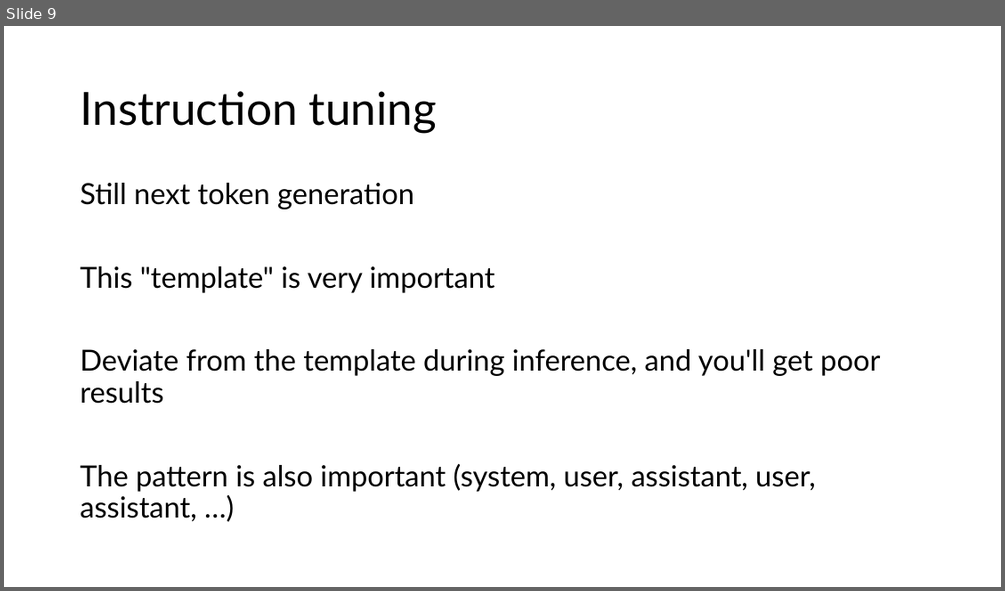
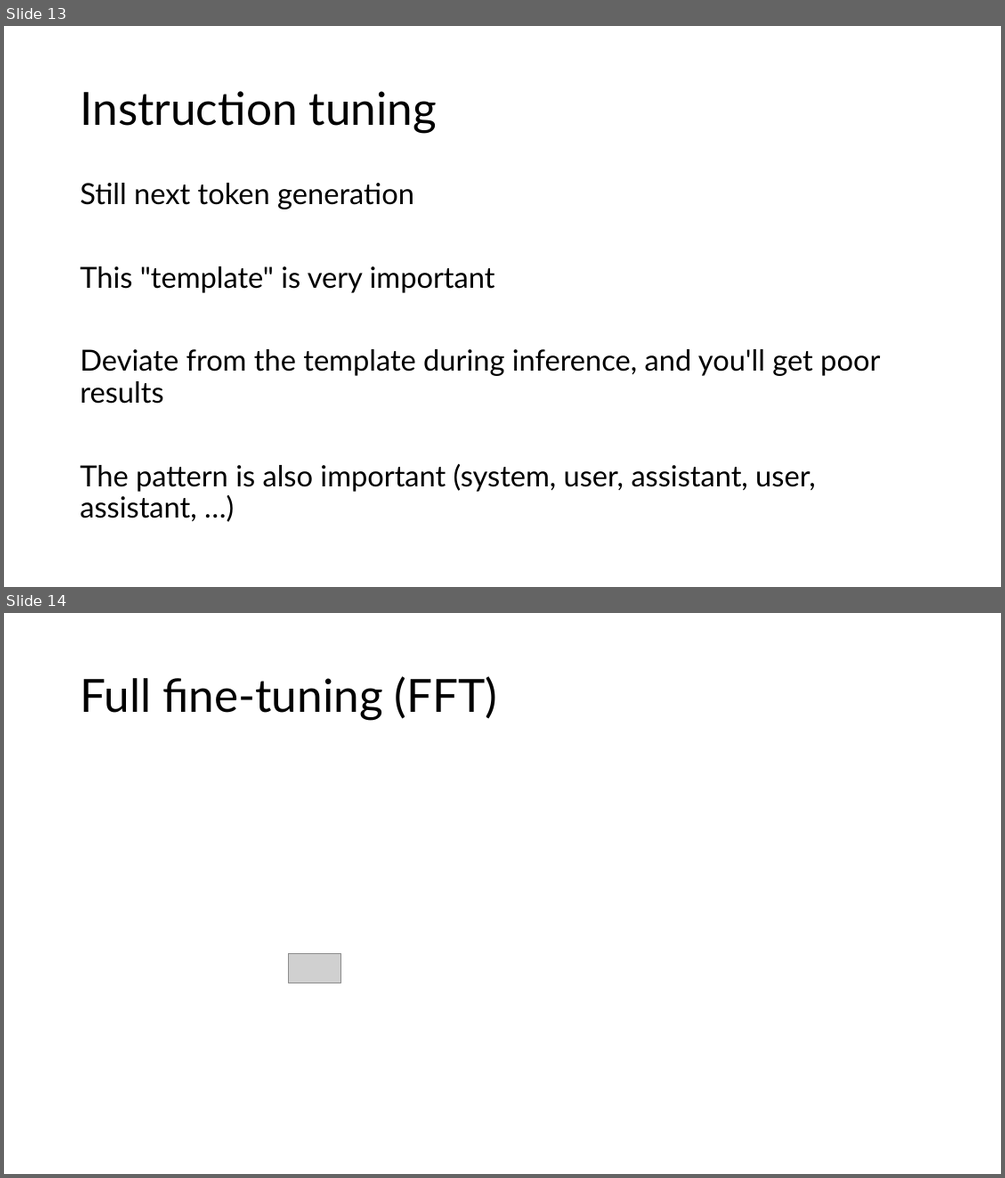
Before and after one commit to acceleratescience/large-language-models, a slide deck: slides/7-finetuning.pptx. Shown one above the other, each under a label of ours: slide 9 before the commit, slides 13 and 14 after it. The pictures are 1005x591 and 1005x1178 pixels, drawn with LibreOffice and Linux fonts; fonts in the diff are those of the drawing; grey boxes stand for pictures. Boxes give left, top, right and bottom in pixels: in the first picture for what was removed or moved away, otherwise in the second. Text is boxed around its words. In the diff, an @@ line names an element or a change of style, - is before the commit and + after.

Commit message:
feat(slides): update fine-tuning slides to include post-training and use material from econ lecture

```diff
--- a/slides/7-finetuning.pptx
+++ b/slides/7-finetuning.pptx
@@ slide 14 added at (x1=4, y1=613, x2=1001, y2=1174), background #FFFFFF @@
@@ title added at (x1=80, y1=676, x2=498, y2=720), 44 pt, text #000000 @@
+Full fine-tuning (FFT)
@@ picture added at (x1=288, y1=953, x2=340, y2=982) @@
@@ what was slide 9 is now slide 13 @@
```
Also in this commit, not shown: 4 slides changed, 9 other slides added, 15 slides removed.
